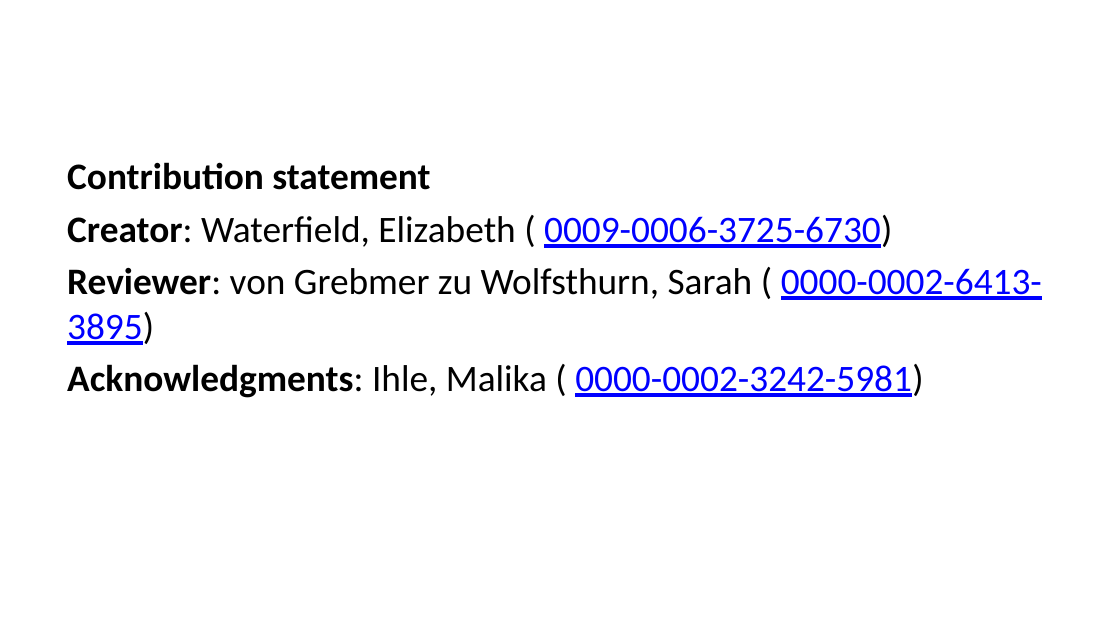
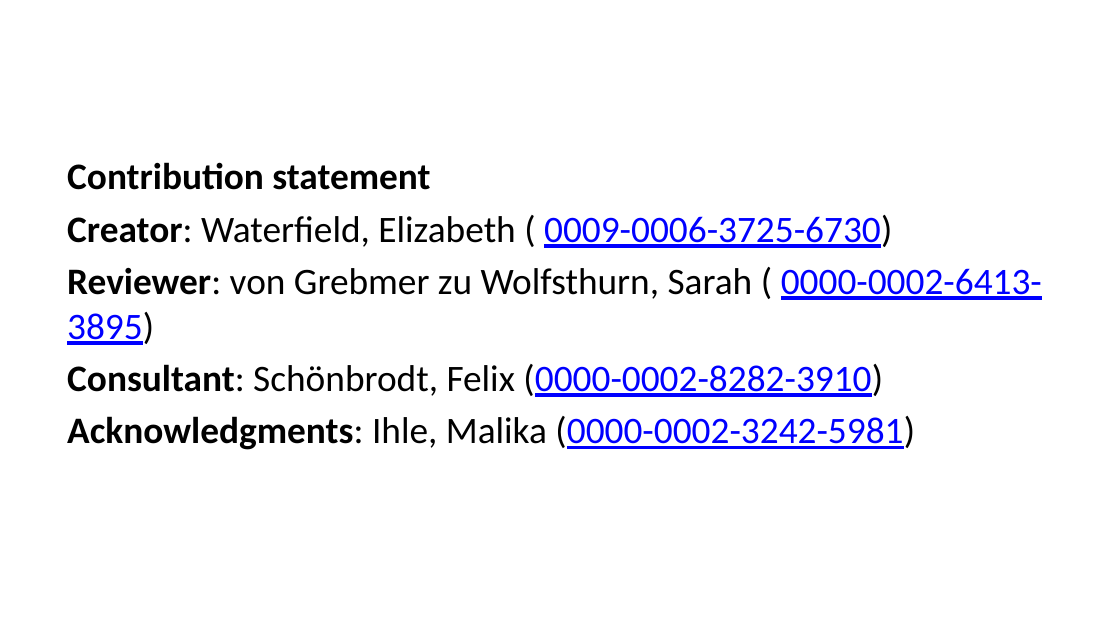
Before and after one commit to lmu-osc/train-the-trainer-student-track-OS, a slide deck: slide 3 of materials/OS-M3/OS-M3-S6-Quarto/OS-M3-S6-Quarto-slides.pptx. Drawn at 1120x630 pixels with LibreOffice and Linux fonts; fonts in the diff are those of the drawing. Boxes give left, top, right and bottom in pixels: in the first picture for what was removed or moved away, otherwise in the second. Text is boxed around its words. In the diff, an @@ line names an element or a change of style, - is before the commit and + after.

```diff
--- a/materials/OS-M3/OS-M3-S6-Quarto/OS-M3-S6-Quarto-slides.pptx
+++ b/materials/OS-M3/OS-M3-S6-Quarto/OS-M3-S6-Quarto-slides.pptx
@@ text at box(67, 364, 915, 450): text changed @@
-Acknowledgments: Ihle, Malika ( 0000-0002-3242-5981)
+Consultant: Schönbrodt, Felix (0000-0002-8282-3910)
+Acknowledgments: Ihle, Malika (0000-0002-3242-5981)
```
Also in this commit, not shown: 4 other slides changed, 12 slides added, 5 slides removed, 30 other files.
